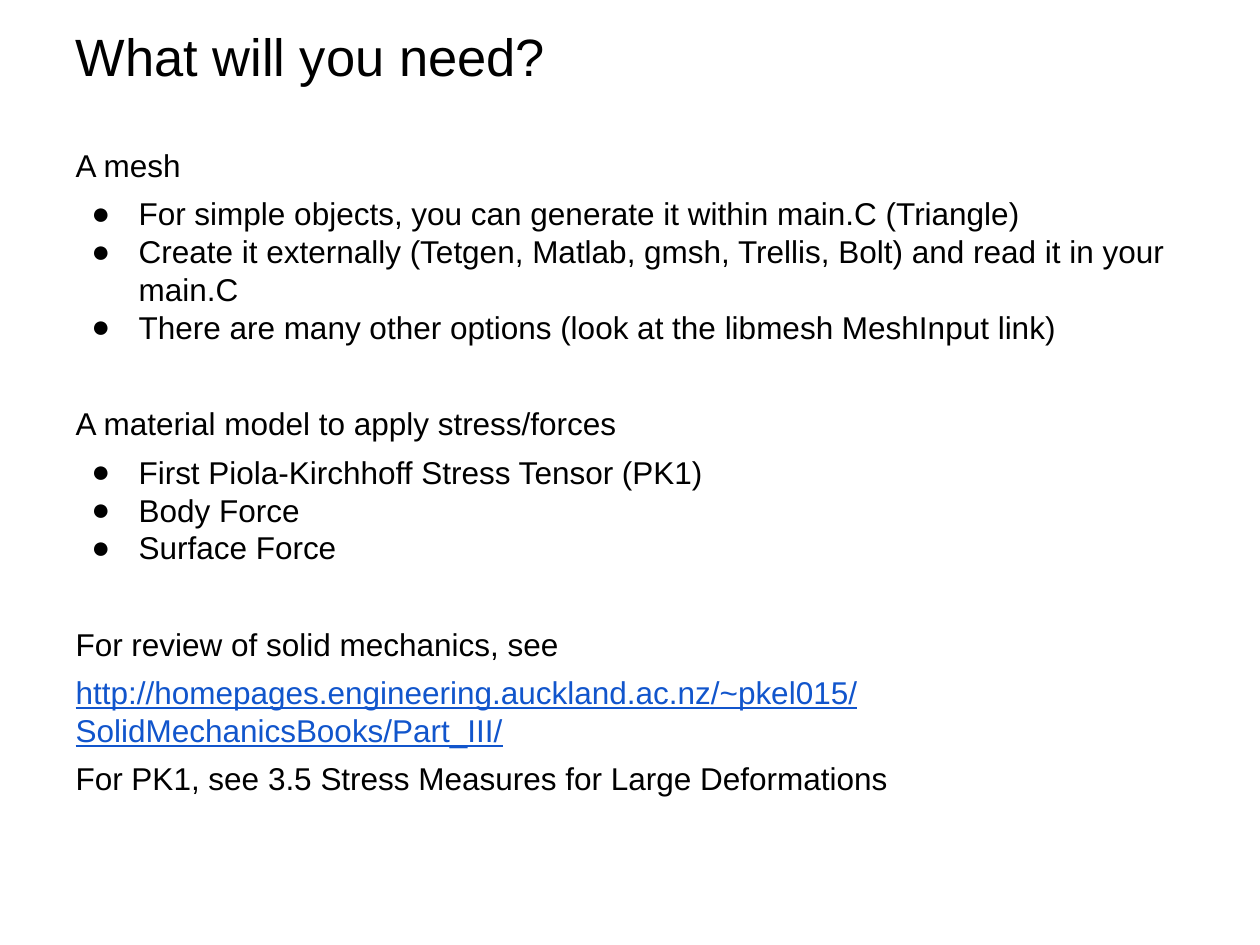
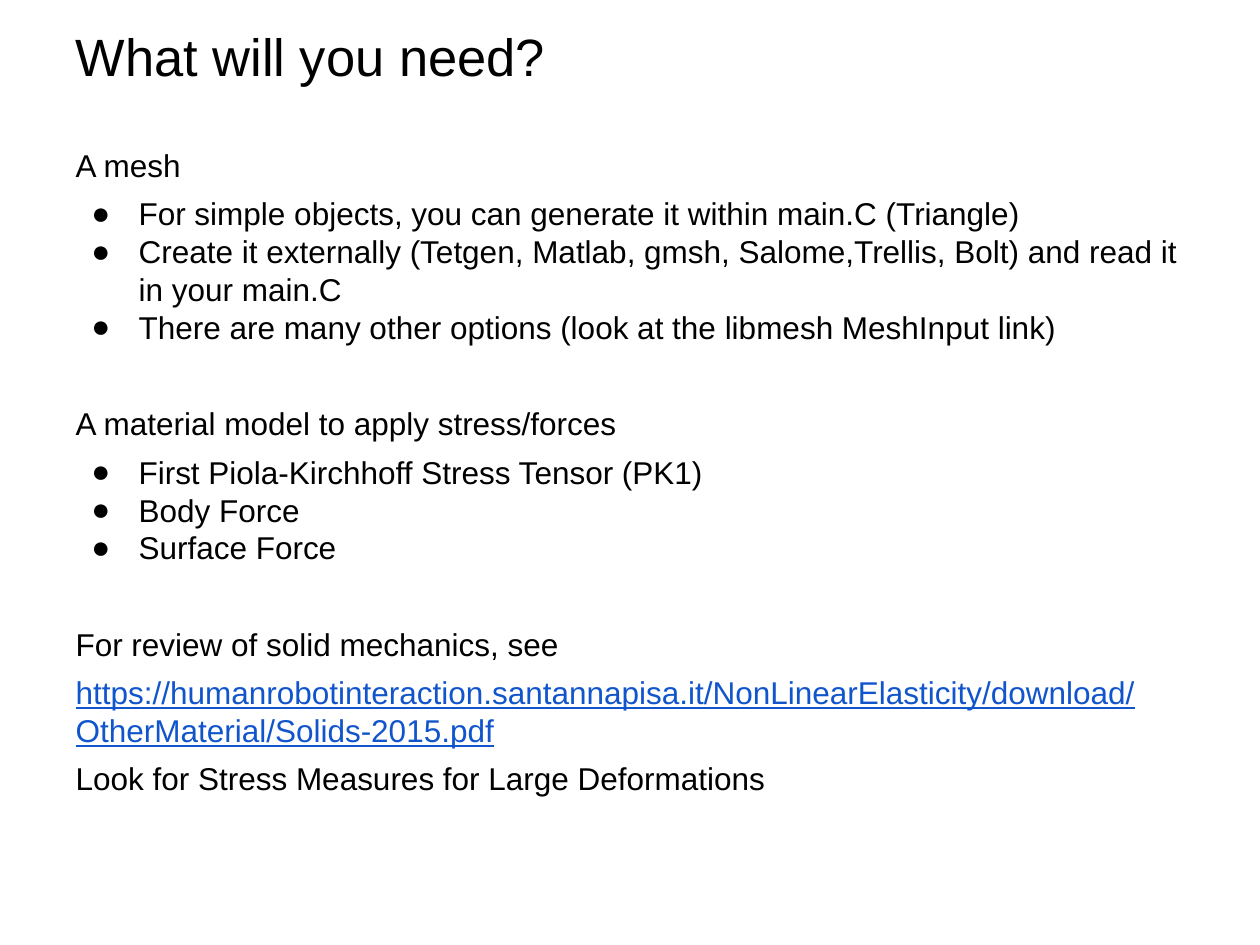
Before and after one commit to fairyflies9/IBAMR-Tutorials, a slide deck: slide 3 of IBFE Lectures/1-IBFE Getting Starting and Visualizing a Mesh.pptx. Drawn at 1260x945 pixels with LibreOffice and Linux fonts; fonts in the diff are those of the drawing. Boxes give left, top, right and bottom in pixels: in the first picture for what was removed or moved away, otherwise in the second. Text is boxed around its words. In the diff, an @@ line names an element or a change of style, - is before the commit and + after.

```diff
--- a/IBFE Lectures/1-IBFE Getting Starting and Visualizing a Mesh.pptx
+++ b/IBFE Lectures/1-IBFE Getting Starting and Visualizing a Mesh.pptx
@@ text at box(139, 240, 1177, 307): text changed @@
-● Create it externally (Tetgen, Matlab, gmsh, Trellis, Bolt) and read it in your main.C
+● Create it externally (Tetgen, Matlab, gmsh, Salome,Trellis, Bolt) and read it in your main.C
@@ text at box(76, 681, 1135, 796): text changed @@
-http://homepages.engineering.auckland.ac.nz/~pkel015/SolidMechanicsBooks/Part_III/
-For PK1, see 3.5 Stress Measures for Large Deformations
+https://humanrobotinteraction.santannapisa.it/NonLinearElasticity/download/OtherMaterial/Solids-2015.pdf
+Look for Stress Measures for Large Deformations
```
Also in this commit, not shown: 3 other slides changed.
